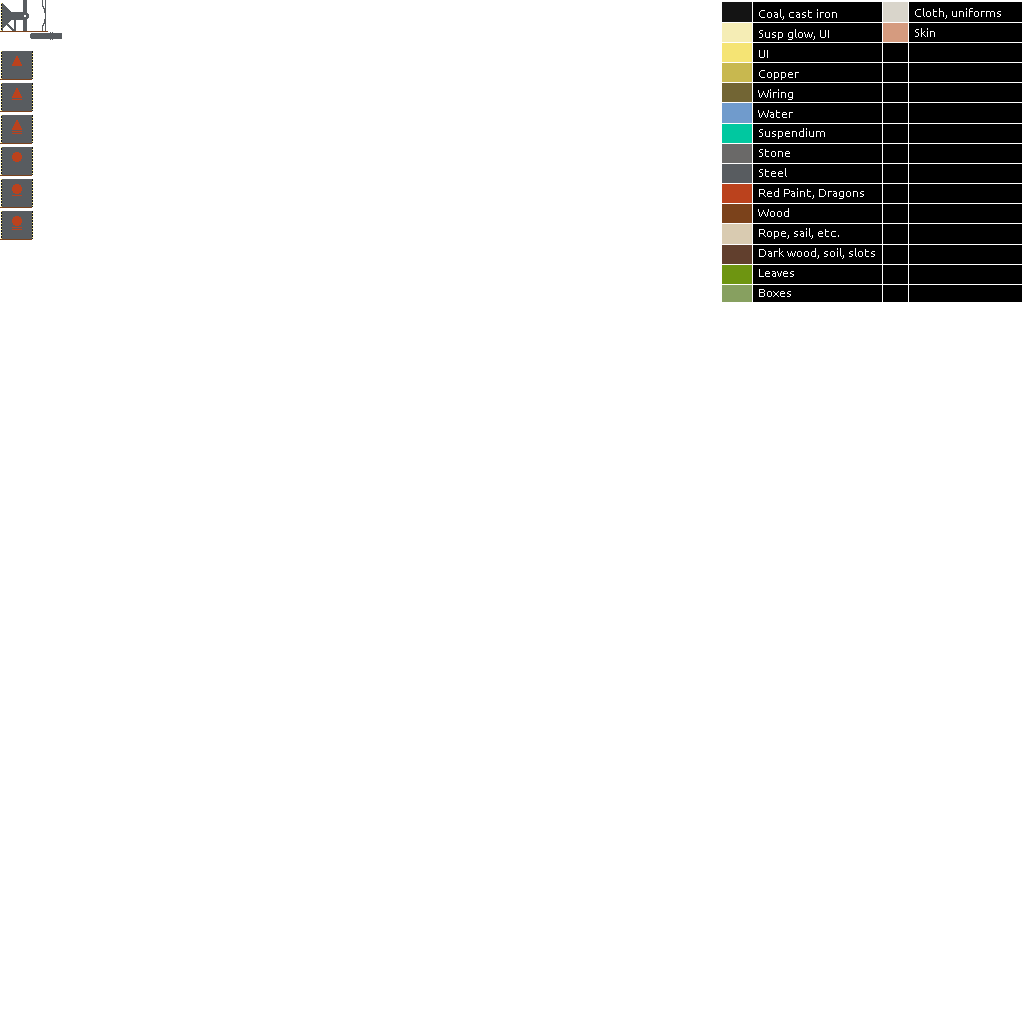
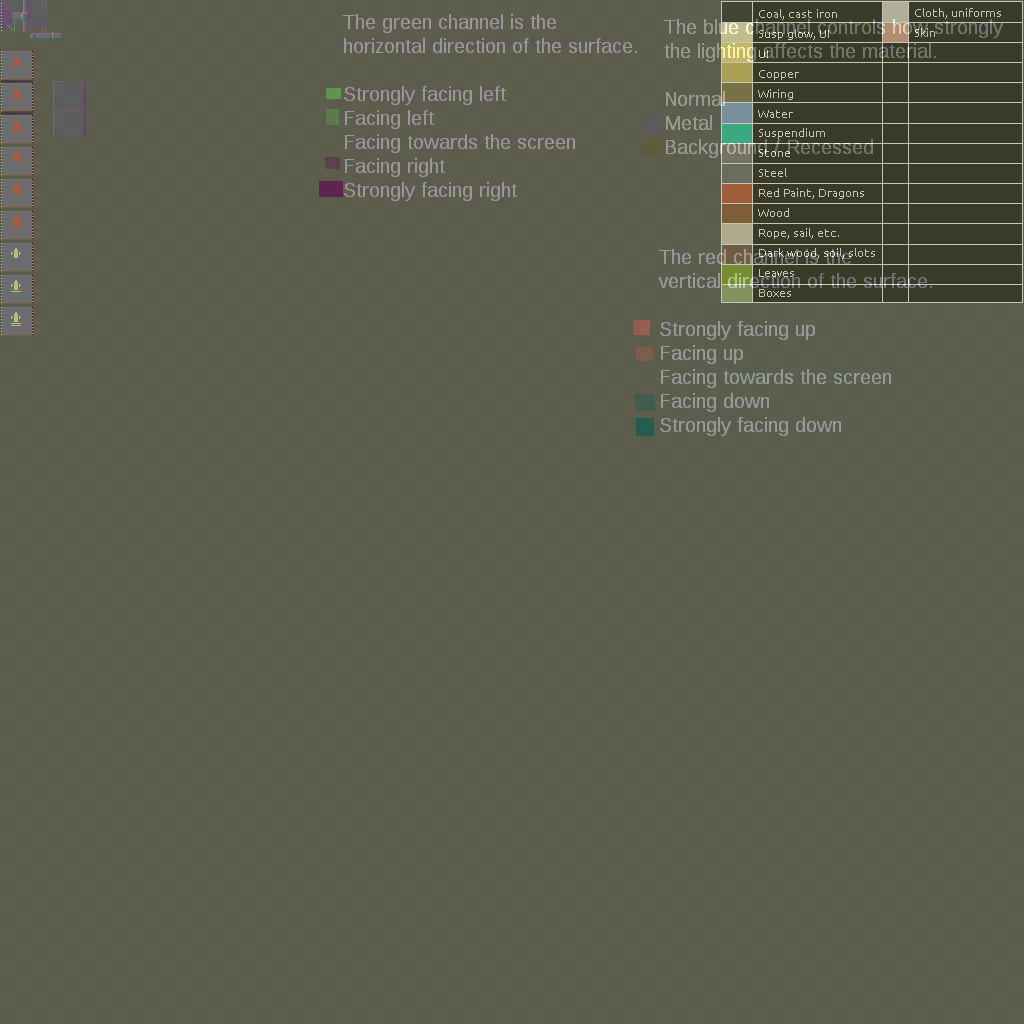
Layered file, before and after one edit (1024px x 1024px). Changes by layer:
showed group "my_spritesheet_bump" (3 layers), opacity 100% → 45% over [left=0, top=0, right=1024, bottom=1024]
painted on "Shiny" over [left=1, top=243, right=33, bottom=335]
painted on "Horizontal" over [left=1, top=243, right=33, bottom=335]
painted on "Vertical" over [left=1, top=243, right=33, bottom=308]
painted on "my_spritesheet" over [left=0, top=243, right=33, bottom=336]
showed "16x16 grid" over [left=0, top=0, right=1024, bottom=1024]
